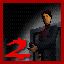
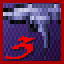
Layers edited between the first and the second 64 x 64 image:
showed "Layer 29" over [5, 36, 35, 59]
hid "Layer 28" over [5, 38, 31, 59]
added layer "Layer 85" above "Layer 84" over [3, 3, 61, 61]
hid "Layer 62" over [3, 3, 61, 61]
hid "Layer 61" over [3, 3, 61, 61]
hid "Layer 60" over [3, 3, 61, 61]
hid "Layer 59" over [3, 3, 61, 61]
hid "Layer 58" over [3, 3, 61, 61]
